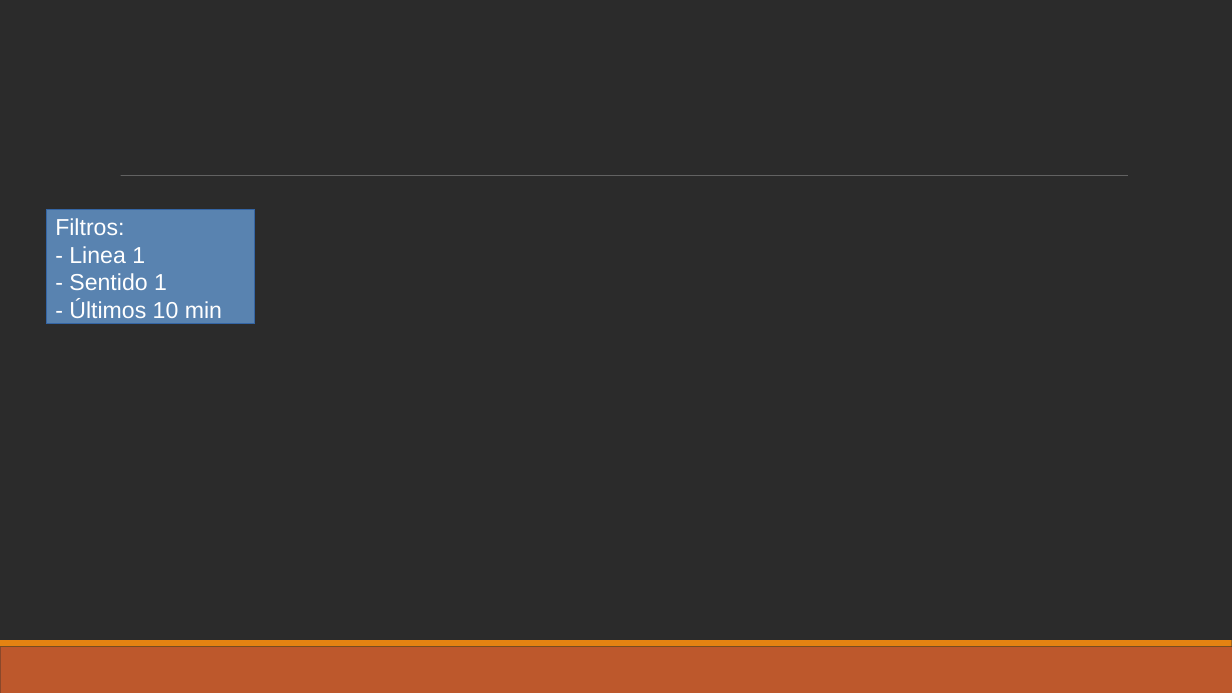
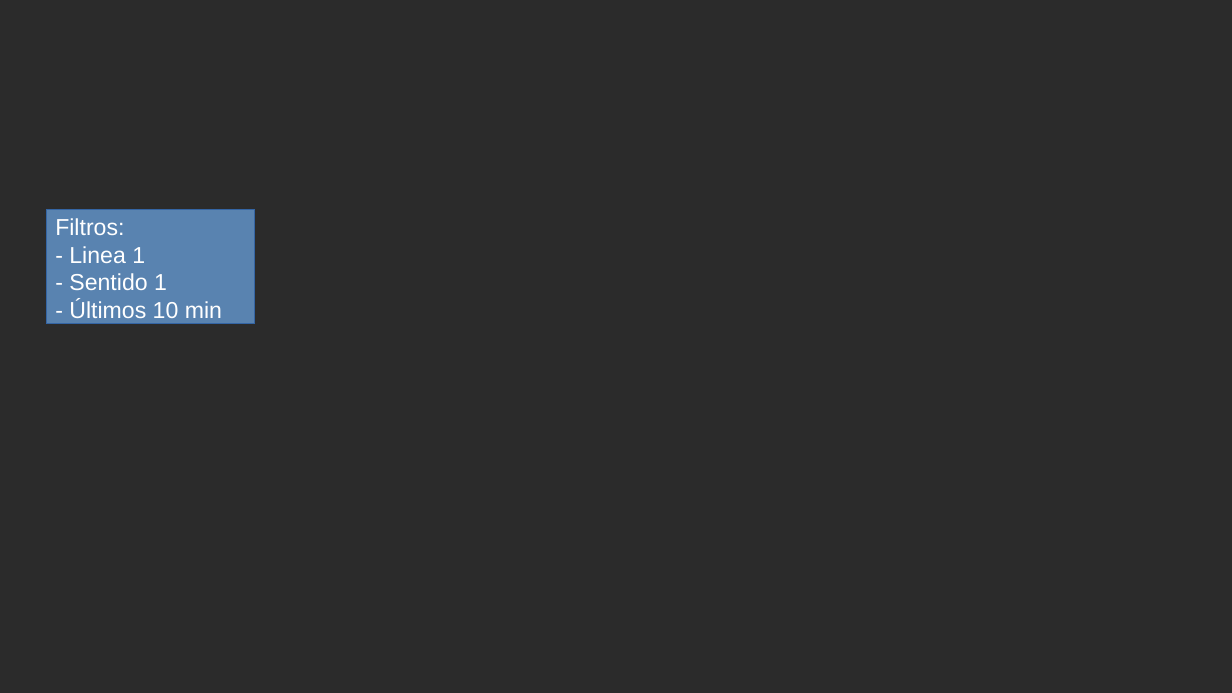
Before and after one commit to EloyBG97/project-big-data, a slide deck: slide 5 of Presentacion.pptx (slide 6 before the commit). Drawn at 1232x693 pixels with LibreOffice and Linux fonts; fonts in the diff are those of the drawing; background and template pictures are left out; a plain dark background stands for a picture behind light text. Boxes give left, top, right and bottom in pixels: in the first picture for what was removed or moved away, otherwise in the second. Text is boxed around its words. In the diff, an @@ line names an element or a change of style, - is before the commit and + after.

```diff
--- a/Presentacion.pptx
+++ b/Presentacion.pptx
@@ line removed from (121, 176) to (1128, 176) @@
@@ rectangle removed at bbox=[0, 647, 1232, 693] @@
@@ rectangle removed at bbox=[0, 640, 1232, 647] @@
```
Also in this commit, not shown: 3 other slides changed, 2 slides added, 2 slides removed.
